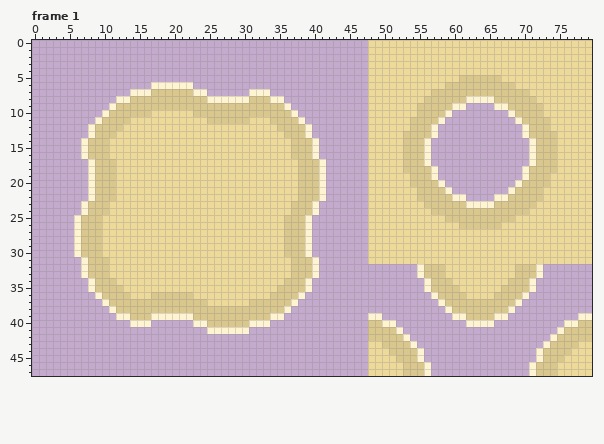
Edited in one commit: pixel-art file (The Fallen Guardian/Assets/Art/Tiles/Beach/Beach_Sand_Water_Animation.aseprite). Above: the version before the commit.
96x48 pixels, 4 frames. Shown: frame 1. The old version is drawn lined up with the new one, on the new canvas. The commit also changed other frames, which this record leaves out.
New version:
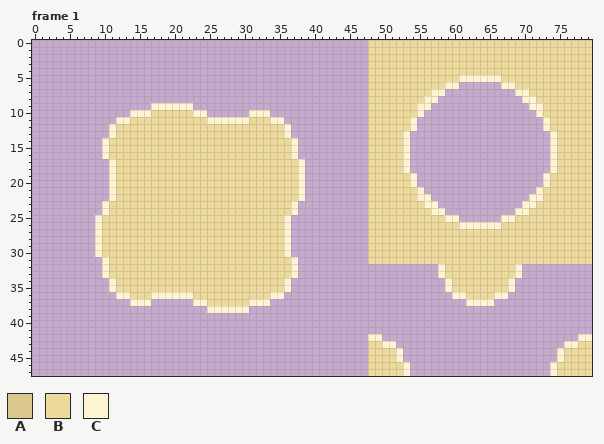
Palette (. is transparent): A #d9c78d  B #edda9a  C #fff4d1
The edit:
canvas 96x48 -> 80x48 (the part of the old canvas that was cut away was empty and is not shown)
Frame 1:
y 5: x 61..66 AAAAAA -> CCCCCC
y 6: x 17..22 CCCCCC -> ......; x 59..68 AAAAAAAAAA -> CC......CC
y 7: x 14..24 CCCAAAAAACC -> ...........; x 31..33 CCC -> ...; x 57..70 AAAAAAAAAAAAAA -> CC..........CC
y 8: x 12..35 CCAAAAAAAAAAACCCCCCAAACC -> ........................; x 56..71 AAAAAACCCCAAAAAA -> CC............CC
y 9: x 11..36 CAAAAAAAAAAAAAAAAAAAAAAAAC -> ......CCCCCC..............; x 55..61 AAAAACC -> CC.....; x 66..72 CCAAAAA -> .....CC
y 10: x 10..16 CAAAAAA -> ....CCC; x 23..37 AAAAAAAAAAAAAAC -> CC......CCC....; x 55..59 AAAAC -> C....; x 68..72 CAAAA -> ....C
y 11: x 9..13 CAAAA -> ...CC; x 25..30 AAAAAA -> CCCCCC; x 34..38 AAAAC -> CC...; x 54..58 AAAAC -> C....; x 69..73 CAAAA -> ....C
y 12: x 8..12 CAAAA -> ...CB; x 35..39 AAAAC -> BC...; x 54..57 AAAC -> C...; x 70..73 CAAA -> ...C
y 13: x 8..11 CAAA -> ...C; x 36..39 AAAC -> C...; x 53..57 AAAAC -> C....; x 70..74 CAAAA -> ....C
y 14..16: x 7..10 CAAA -> ...C; x 37..40 AAAC -> C...; x 53..56 AAAC -> C...; x 71..74 CAAA -> ...C
y 17: x 8..11 CAAA -> ...C; x 38..41 AAAC -> C...; x 53..56 AAAC -> C...; x 71..74 CAAA -> ...C
y 18: x 8..11 CAAA -> ...C; x 38..41 AAAC -> C...; x 53..57 AAAAC -> C....; x 70..74 CAAAA -> ....C
y 19: x 8..11 CAAA -> ...C; x 38..41 AAAC -> C...; x 54..57 AAAC -> C...; x 70..73 CAAA -> ...C
y 20: x 8..11 CAAA -> ...C; x 38..41 AAAC -> C...; x 54..58 AAAAC -> C....; x 69..73 CAAAA -> ....C
y 21: x 8..11 CAAA -> ...C; x 38..41 AAAC -> C...; x 55..59 AAAAC -> C....; x 68..72 CAAAA -> ....C
y 22: x 8..11 CAAA -> ...C; x 38..41 AAAC -> C...; x 55..61 AAAAACC -> CC.....; x 66..72 CCAAAAA -> .....CC
y 23: x 7..10 CAAA -> ...C; x 37..40 AAAC -> C...; x 56..71 AAAAAACCCCAAAAAA -> CC............CC
y 24: x 7..10 CAAA -> ...C; x 37..40 AAAC -> C...; x 57..70 AAAAAAAAAAAAAA -> CC..........CC
y 25: x 6..9 CAAA -> ...C; x 36..39 AAAC -> C...; x 59..68 AAAAAAAAAA -> CC......CC
y 26: x 6..9 CAAA -> ...C; x 36..39 AAAC -> C...; x 61..66 AAAAAA -> CCCCCC
y 27..30: x 6..9 CAAA -> ...C; x 36..39 AAAC -> C...
y 31: x 7..10 CAAA -> ...C; x 37..40 AAAC -> C...
y 32..33: x 7..10 CAAA -> ...C; x 37..40 AAAC -> C...; x 55..58 CAAA -> ...C; x 69..72 AAAC -> C...
y 34: x 8..11 CAAA -> ...C; x 36..39 AAAC -> C...; x 56..59 CAAA -> ...C; x 68..71 AAAC -> C...
y 35: x 8..12 CAAAA -> ...CB; x 35..39 AAAAC -> BC...; x 56..60 CAAAA -> ...CB; x 67..71 AAAAC -> BC...
y 36: x 9..13 CAAAA -> ...CC; x 17..22 AAAAAA -> CCCCCC; x 34..38 AAAAC -> CC...; x 57..61 CAAAA -> ...CC; x 66..70 AAAAC -> CC...
y 37: x 10..24 CAAAAAAAAAAAAAA -> ....CCC......CC; x 31..37 AAAAAAC -> CCC....; x 58..69 CAAAAAAAAAAC -> ....CCCC....
y 38: x 11..36 CAAAAAAAAAAAAAAAAAAAAAAAAC -> ..............CCCCCC......; x 59..68 CAAAAAAAAC -> ..........
y 39: x 12..35 CCAAACCCCCCAAAAAAAAAAACC -> ........................; x 48..49 CC -> ..; x 60..67 CCAAAACC -> ........; x 78..79 CC -> ..
y 40: x 14..16 CCC -> ...; x 23..33 CCAAAAAACCC -> ...........; x 48..51 AACC -> ....; x 62..65 CCCC -> ....; x 76..79 CCAA -> ....
y 41: x 25..30 CCCCCC -> ......; x 48..52 AAAAC -> .....; x 75..79 CAAAA -> .....
y 42: x 48..53 AAAAAC -> CC....; x 74..79 CAAAAA -> ....CC
y 43: x 50..54 AAAAC -> CC...; x 73..77 CAAAA -> ...CC
y 44: x 51..55 AAAAC -> BC...; x 72..76 CAAAA -> ...CB
y 45: x 52..55 AAAC -> C...; x 72..75 CAAA -> ...C
y 46..47: x 53..56 AAAC -> C...; x 71..74 CAAA -> ...C
Boxes around the changes in both pictures, in picture pixels (x1, y1, x2, y2):
changed: (403, 75, 557, 229)
changed: (74, 82, 326, 334)
changed: (368, 264, 592, 376)
